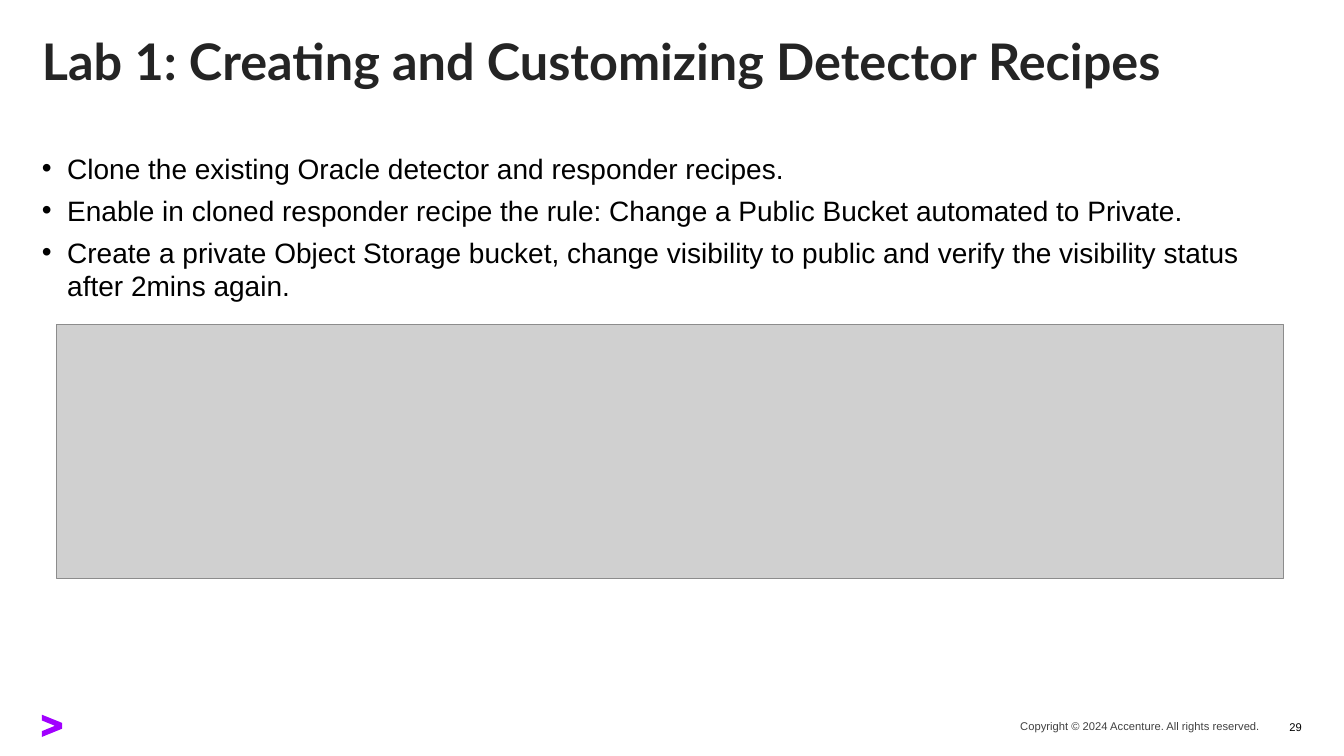
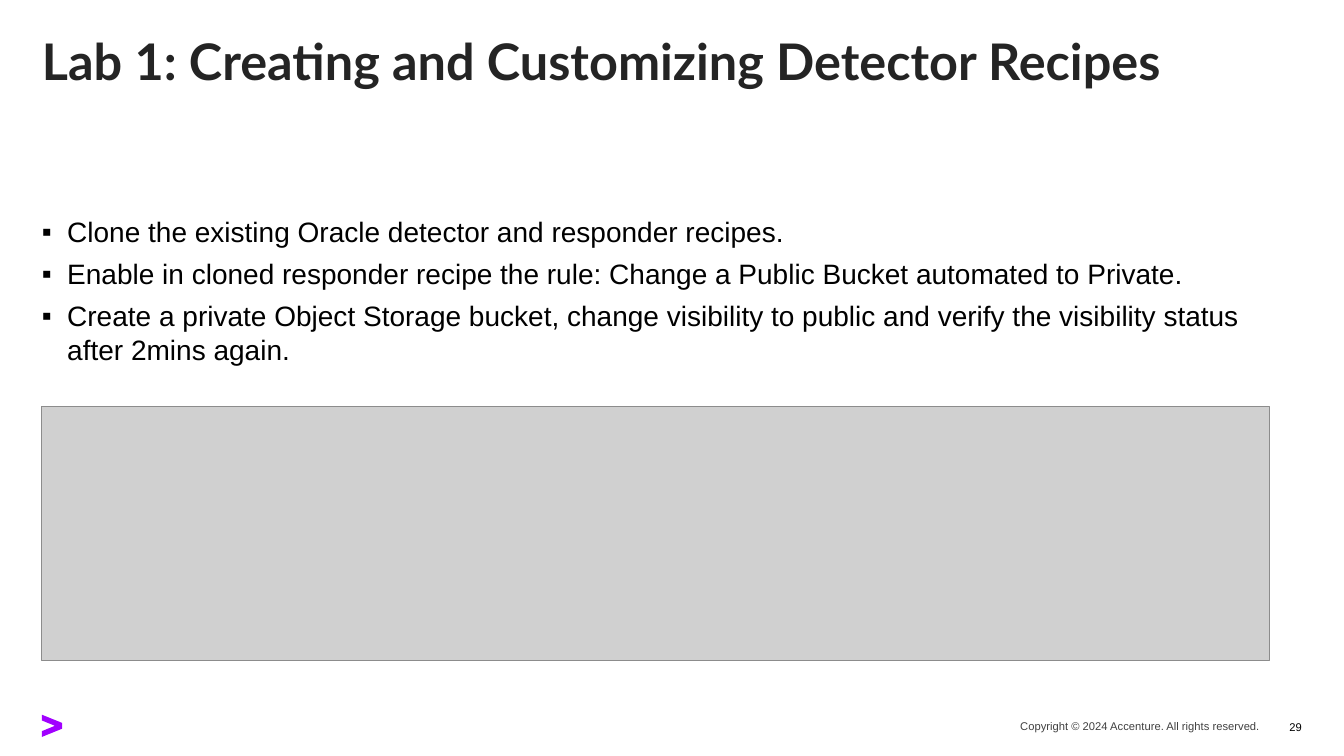
Before and after one commit to oehrlis/oci-sec-ws, a slide deck: slide 29 of ppt/02_Cloud_Guard.pptx. Drawn at 1344x756 pixels with LibreOffice and Linux fonts; fonts in the diff are those of the drawing; grey boxes stand for pictures. Boxes give left, top, right and bottom in pixels: in the first picture for what was removed or moved away, otherwise in the second. Text is boxed around its words. In the diff, an @@ line names an element or a change of style, - is before the commit and + after.

```diff
--- a/ppt/02_Cloud_Guard.pptx
+++ b/ppt/02_Cloud_Guard.pptx
@@ text "Clone the existing Oracle detector ...": place and size @@
-text "Clone the existing Oracle detector ..." at [67,158,1239,302]
+text "Clone the existing Oracle detector ..." at [67,221,1239,365]
@@ text "Clone the existing Oracle detector ..." at [67,221,1239,365]: bullet • to ▪ @@
@@ picture: place and size @@
-picture at [56,325,1285,579]
+picture at [42,406,1270,660]
```
Also in this commit, not shown: 14 other files.
